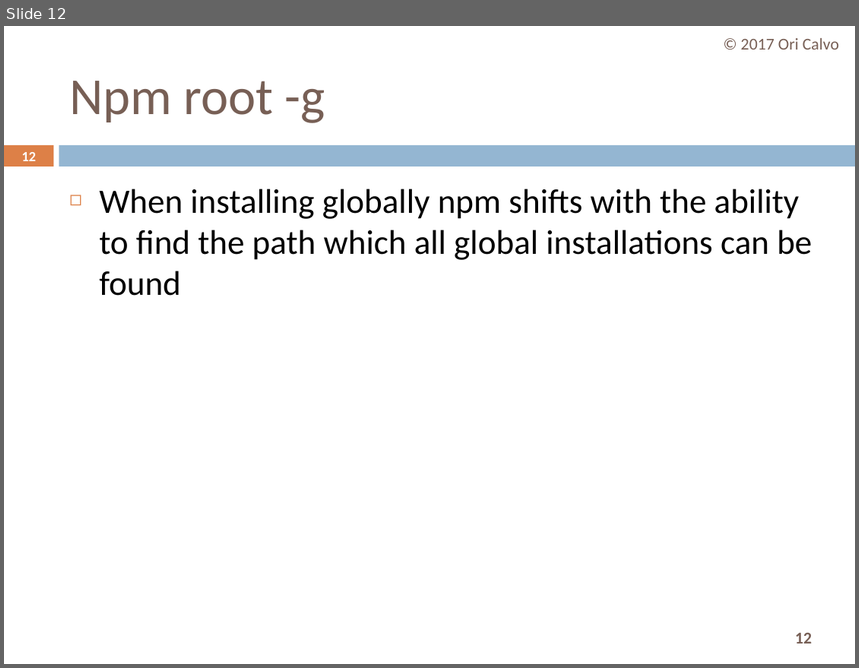
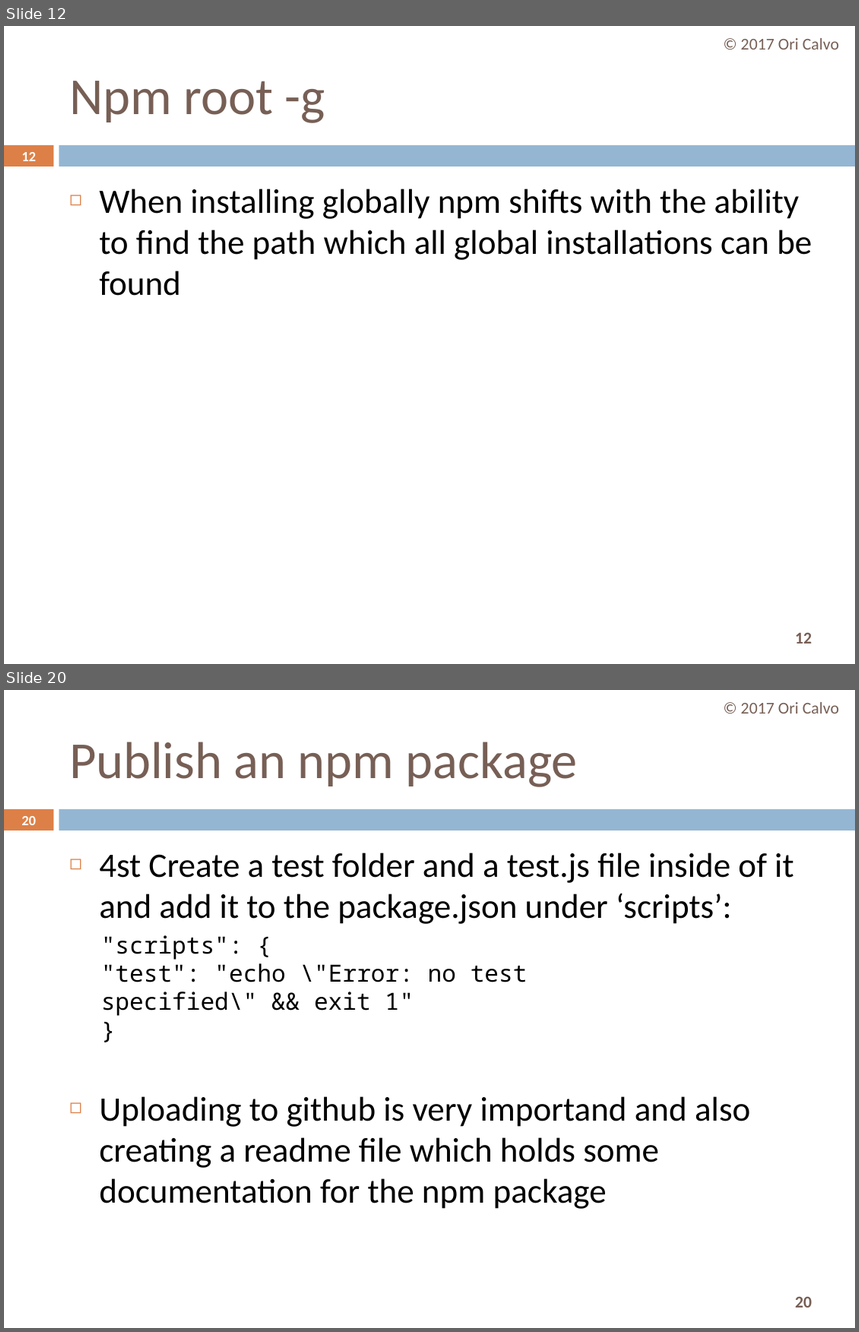
Before and after one commit to oricalvo/course-angular, a slide deck: PPTs/npm.pptx. Shown one above the other, each under a label of ours: slide 12 before the commit, slides 12 and 20 after it; the slides between them are not shown. The pictures are 859x668 and 859x1332 pixels, drawn with LibreOffice and Linux fonts; fonts in the diff are those of the drawing. Boxes give left, top, right and bottom in pixels: in the first picture for what was removed or moved away, otherwise in the second. Text is boxed around its words. In the diff, an @@ line names an element or a change of style, - is before the commit and + after.

```diff
--- a/PPTs/npm.pptx
+++ b/PPTs/npm.pptx
@@ slide 20 added at [4, 690, 855, 1328], background #FFFFFF; not listed: 3 template elements that a slide beside it also shows @@
@@ text added at [741, 702, 839, 714], 14 pt, text #775F55 @@
+© 2017 Ori Calvo
@@ title added at [69, 742, 578, 787], 44 pt, text #775F55 @@
+Publish an npm package
@@ page number added at [21, 816, 36, 825], 11.9 pt, text #FFFFFF, bold @@
+20
@@ text added at [99, 853, 794, 924], 29 pt, text #000000 @@
+◻ 4st Create a test folder and a test.js file inside of it and add it to the package.json under ‘scripts’:
@@ text added at [101, 935, 528, 1016], 20 pt, text #000000 @@
+"scripts": {
+"test": "echo \"Error: no test specified\" && exit 1"
+}
@@ text added at [99, 1097, 750, 1209], 29 pt, text #000000 @@
+◻ Uploading to github is very importand and also creating a readme file which holds some documentation for the npm package
```
Also in this commit, not shown: 5 slides changed, 10 other slides added.
